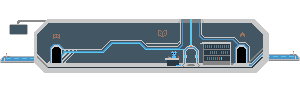
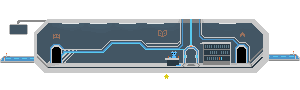
Comparing the layer stacks of the two (300, 90) images. Changes:
added layer "Layer 12" above "Layer 11" over bbox(164, 74, 169, 79)
added layer "Layer 11" above "Layer 10" over bbox(52, 14, 255, 33)
added layer "Layer 10" above "Layer 8" over bbox(62, 23, 236, 24)
painted on "Layer 8" over bbox(46, 63, 248, 67)
painted on "Group 1" over bbox(248, 53, 263, 67)
